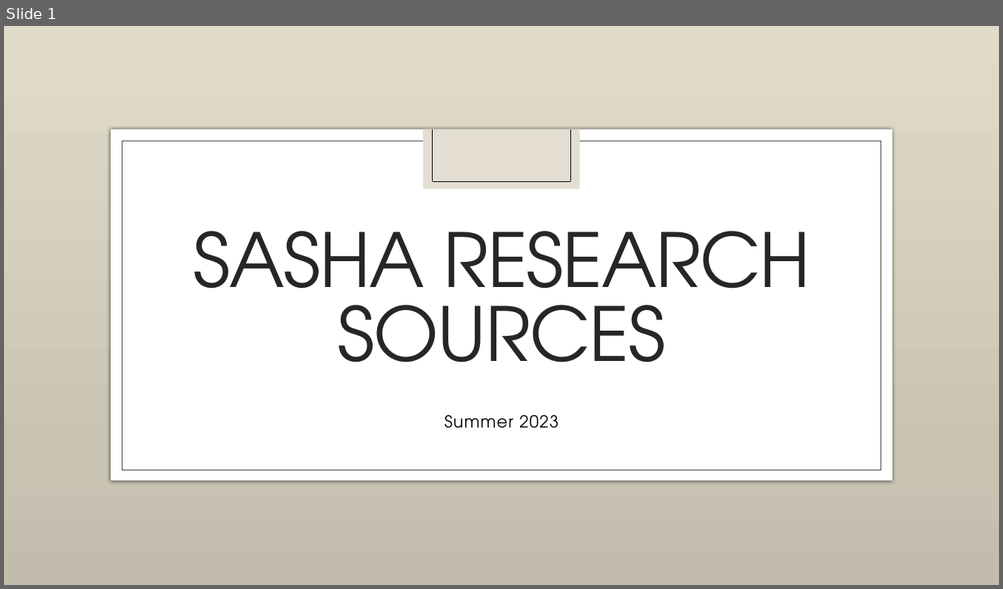
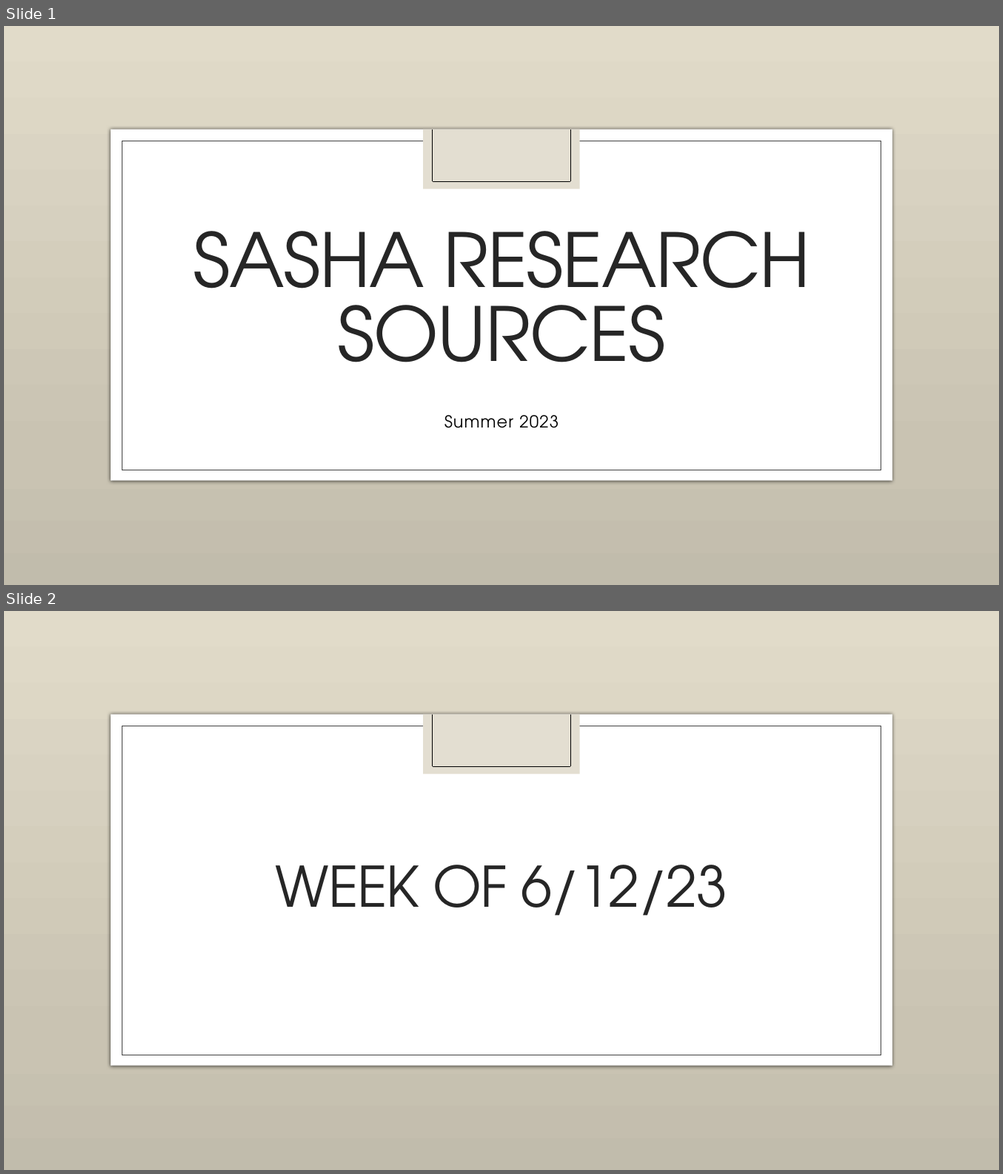
Before and after one commit to snyder-research-group/tools-of-justice, a slide deck: Sasha Research Sources.pptx. Shown one above the other, each under a label of ours: slide 1 before the commit, slides 1 and 2 after it. The pictures are 1003x589 and 1003x1174 pixels, drawn with LibreOffice and Linux fonts; fonts in the diff are those of the drawing; background and template pictures are left out. Boxes give left, top, right and bottom in pixels: in the first picture for what was removed or moved away, otherwise in the second. Text is boxed around its words. In the diff, an @@ line names an element or a change of style, - is before the commit and + after.

Commit message:
Added three resources for this week (so far)

```diff
--- a/Sasha Research Sources.pptx
+++ b/Sasha Research Sources.pptx
@@ slide 2 added at [4, 611, 999, 1170], background picture (left out); not listed: 6 template elements that a slide beside it also shows @@
@@ title added at [276, 865, 727, 916], 54 pt, text #262626 @@
+WEEK OF 6/12/23
```
Also in this commit, not shown: 4 other slides added.
